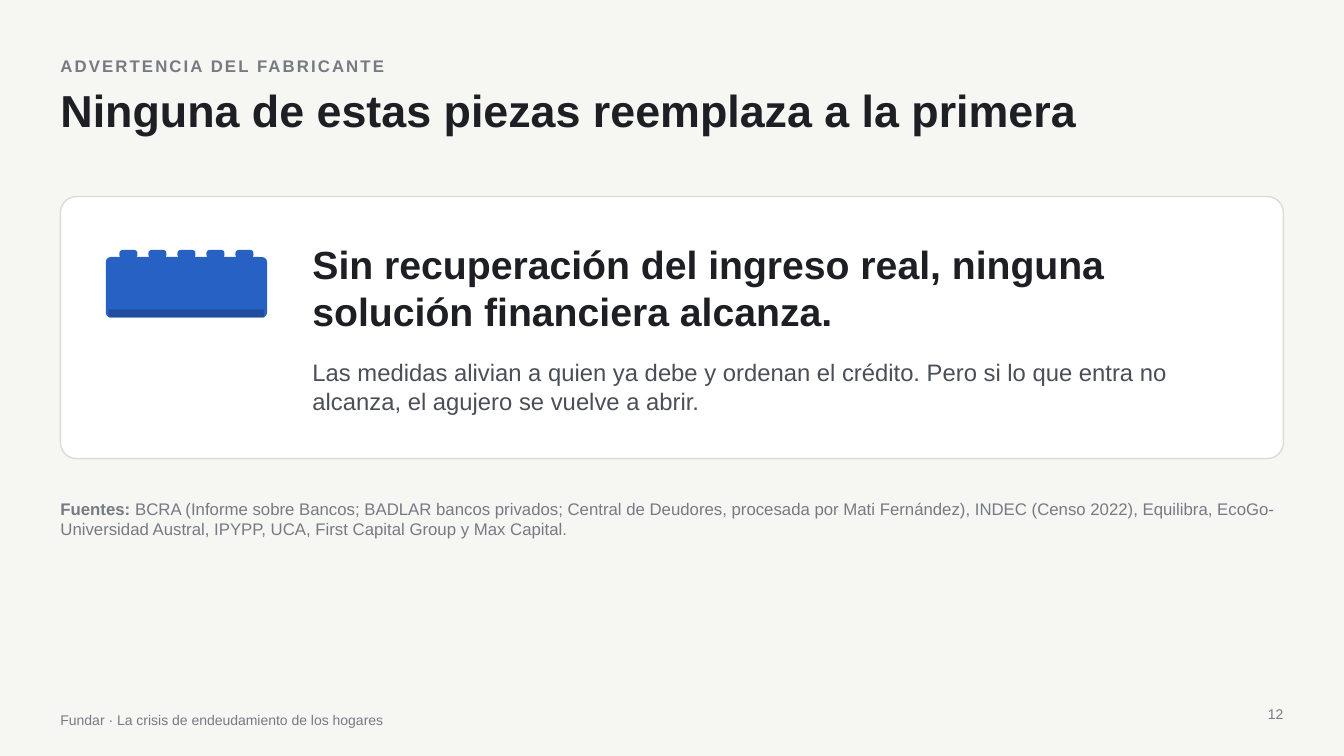
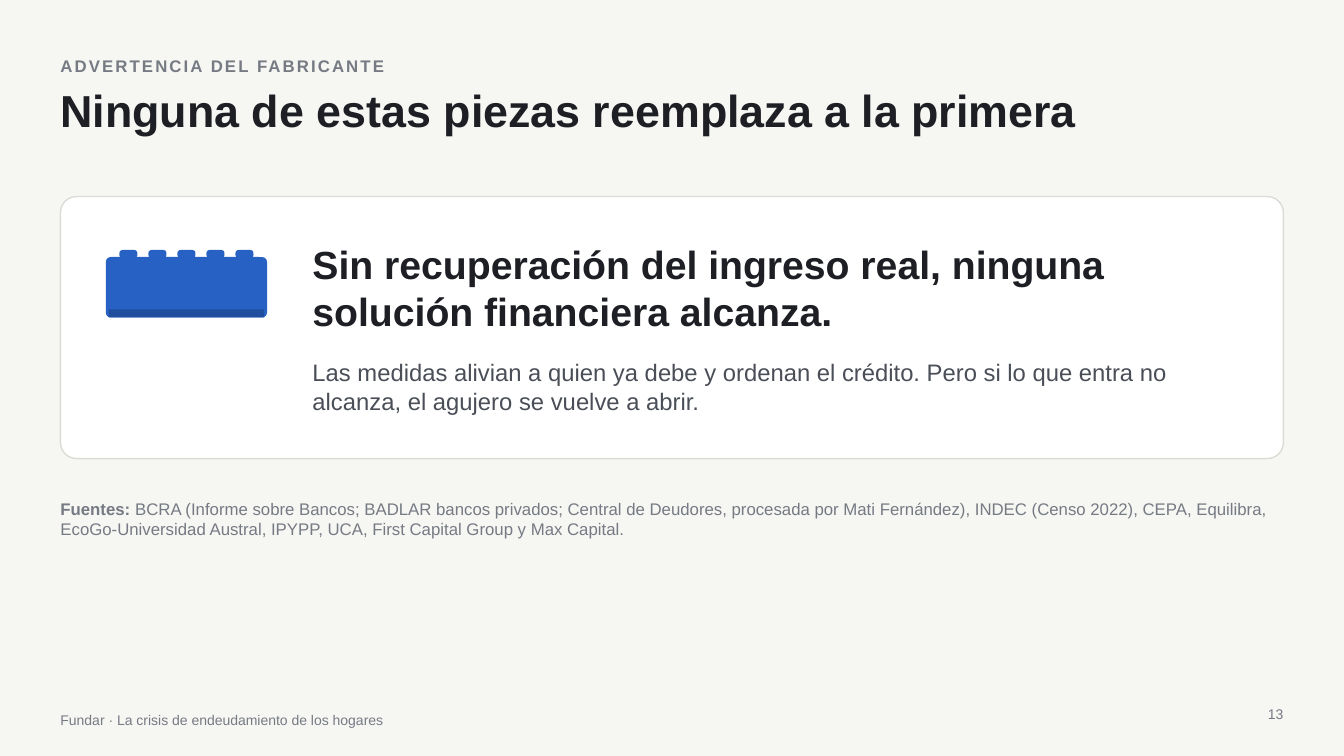
Before and after one commit to elibman36/precios-uber-aeropuertos, a slide deck: slide 13 of presentaciones/crisis_fundar_ladrillos.pptx (slide 12 before the commit). Drawn at 1344x756 pixels with LibreOffice and Linux fonts; fonts in the diff are those of the drawing. Boxes give left, top, right and bottom in pixels: in the first picture for what was removed or moved away, otherwise in the second. Text is boxed around its words. In the diff, an @@ line names an element or a change of style, - is before the commit and + after.

```diff
--- a/presentaciones/crisis_fundar_ladrillos.pptx
+++ b/presentaciones/crisis_fundar_ladrillos.pptx
@@ text at box(60, 502, 1266, 539): text changed @@
-Fuentes: BCRA (Informe sobre Bancos; BADLAR bancos privados; Central de Deudores, procesada por Mati Fernández), INDEC (Censo 2022), Equilibra, EcoGo-Universidad Austral, IPYPP, UCA, First Capital Group y Max Capital.
+Fuentes: BCRA (Informe sobre Bancos; BADLAR bancos privados; Central de Deudores, procesada por Mati Fernández), INDEC (Censo 2022), CEPA, Equilibra, EcoGo-Universidad Austral, IPYPP, UCA, First Capital Group y Max Capital.
```
Also in this commit, not shown: 1 slide added, 1 other file.
